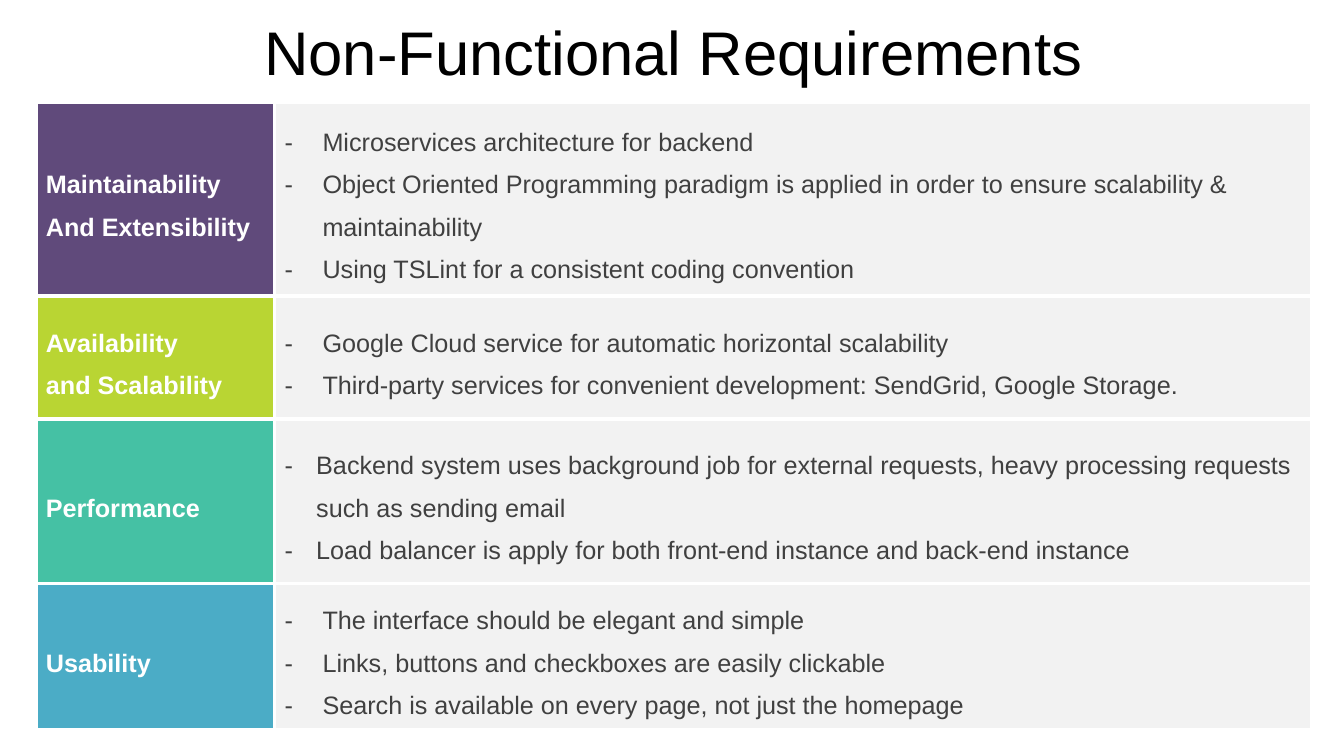
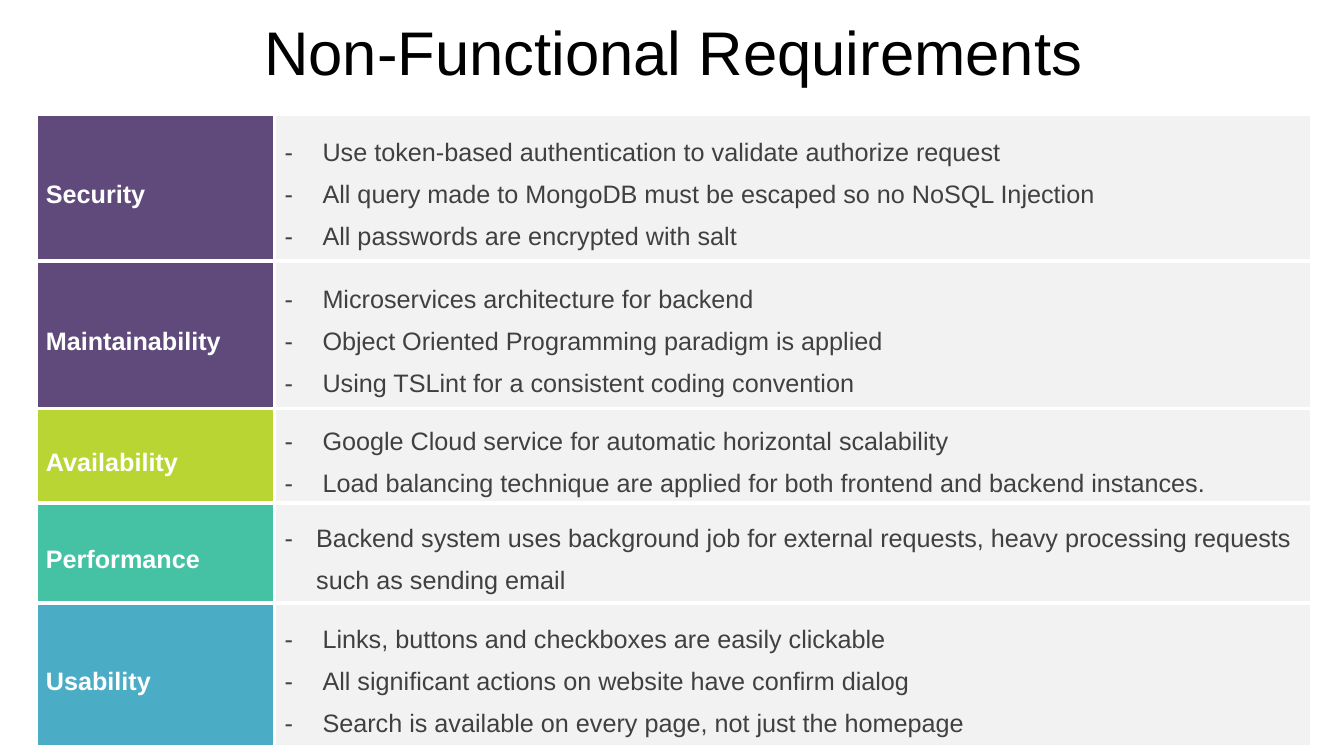
Before and after one commit to thaihavan/capstone_project, a slide deck: slide 18 of sources/docs/TripSharing.pptx (slide 16 before the commit). Drawn at 1344x756 pixels with LibreOffice and Linux fonts; fonts in the diff are those of the drawing. Boxes give left, top, right and bottom in pixels: in the first picture for what was removed or moved away, otherwise in the second. Text is boxed around its words. In the diff, an @@ line names an element or a change of style, - is before the commit and + after.

```diff
--- a/sources/docs/TripSharing.pptx
+++ b/sources/docs/TripSharing.pptx
@@ table at (36, 114, 1313, 747) @@
-row 1: Maintainability / And Extensibility | Microservices architecture for backend / Object Oriented Programming paradigm is applied in order to ensure scalability & maintainability / Using TSLint for a consistent coding convention
-row 2: Availability / and Scalability | Google Cloud service for automatic horizontal scalability / Third-party services for convenient development: SendGrid, Google Storage.
-row 3: Performance | Backend system uses background job for external requests, heavy processing requests such as sending email / Load balancer is apply for both front-end instance and back-end instance
-row 4: Usability | The interface should be elegant and simple / Links, buttons and checkboxes are easily clickable / Search is available on every page, not just the homepage
+row 1: Security | Use token-based authentication to validate authorize request / All query made to MongoDB must be escaped so no NoSQL Injection / All passwords are encrypted with salt
+row 2: Maintainability | Microservices architecture for backend / Object Oriented Programming paradigm is applied / Using TSLint for a consistent coding convention
+row 3: Availability | Google Cloud service for automatic horizontal scalability / Load balancing technique are applied for both frontend and backend instances.
+row 4: Performance | Backend system uses background job for external requests, heavy processing requests such as sending email
+row 5: Usability | Links, buttons and checkboxes are easily clickable / All significant actions on website have confirm dialog / Search is available on every page, not just the homepage
@@ table: place and size @@
-table at (36, 103, 1313, 730)
+table at (36, 114, 1313, 747)
```
Also in this commit, not shown: 10 other slides changed, 3 slides added, 3 other files.
